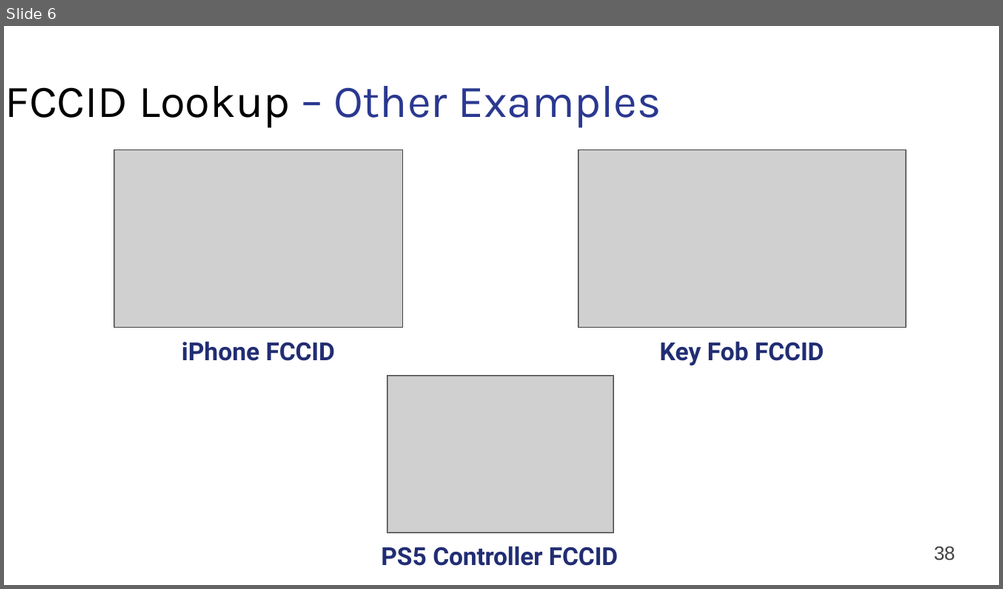
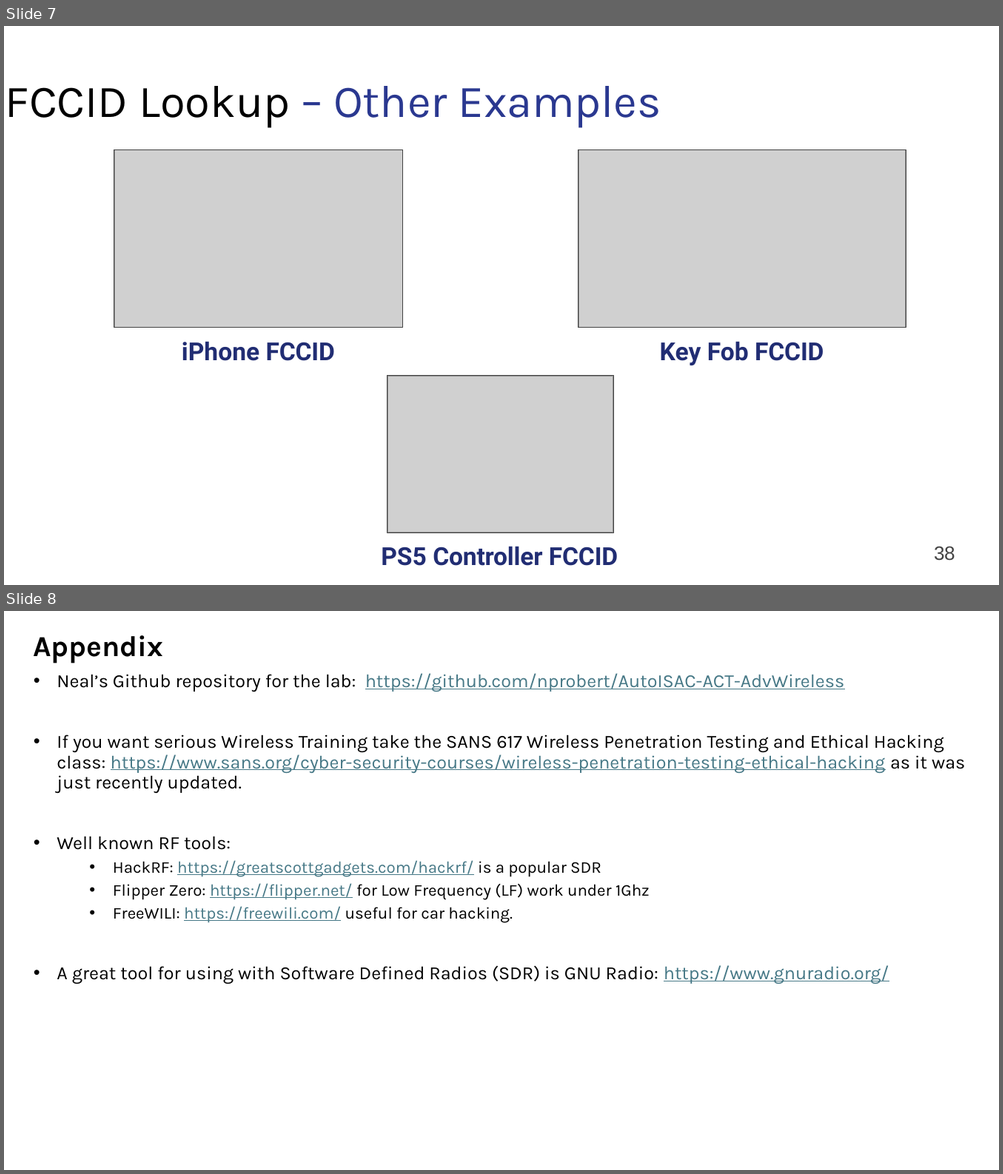
Before and after one commit to nprobert/AutoISAC-ACT-AdvWireless, a slide deck: 1 ACT AW - Intro.pptx. Shown one above the other, each under a label of ours: slide 6 before the commit, slides 7 and 8 after it. The pictures are 1003x589 and 1003x1174 pixels, drawn with LibreOffice and Linux fonts; fonts in the diff are those of the drawing; grey boxes stand for pictures. Boxes give left, top, right and bottom in pixels: in the first picture for what was removed or moved away, otherwise in the second. Text is boxed around its words. In the diff, an @@ line names an element or a change of style, - is before the commit and + after.

```diff
--- a/1 ACT AW - Intro.pptx
+++ b/1 ACT AW - Intro.pptx
@@ slide 8 added at [4, 611, 999, 1170], background #FFFFFF @@
@@ text added at [33, 635, 163, 664], 28 pt, text #000000, bold @@
+Appendix
@@ text added at [57, 673, 965, 985], 18 pt, text #000000 @@
+• Neal’s Github repository for the lab: https://github.com/nprobert/AutoISAC-ACT-AdvWireless
+• If you want serious Wireless Training take the SANS 617 Wireless Penetration Testing and Ethical Hacking class: https://www.sans.org/cyber-security-courses/wireless-penetration-testing-ethical-hacking as it was just recently updated.
+• Well known RF tools:
+  • HackRF: https://greatscottgadgets.com/hackrf/ is a popular SDR
+  • Flipper Zero: https://flipper.net/ for Low Frequency (LF) work under 1Ghz
+  • FreeWILI: https://freewili.com/ useful for car hacking.
+• A great tool for using with Software Defined Radios (SDR) is GNU Radio: https://www.gnuradio.org/
@@ what was slide 6 is now slide 7 @@
```
Also in this commit, not shown: 1 slide changed, 1 other slide added, 5 other files.
